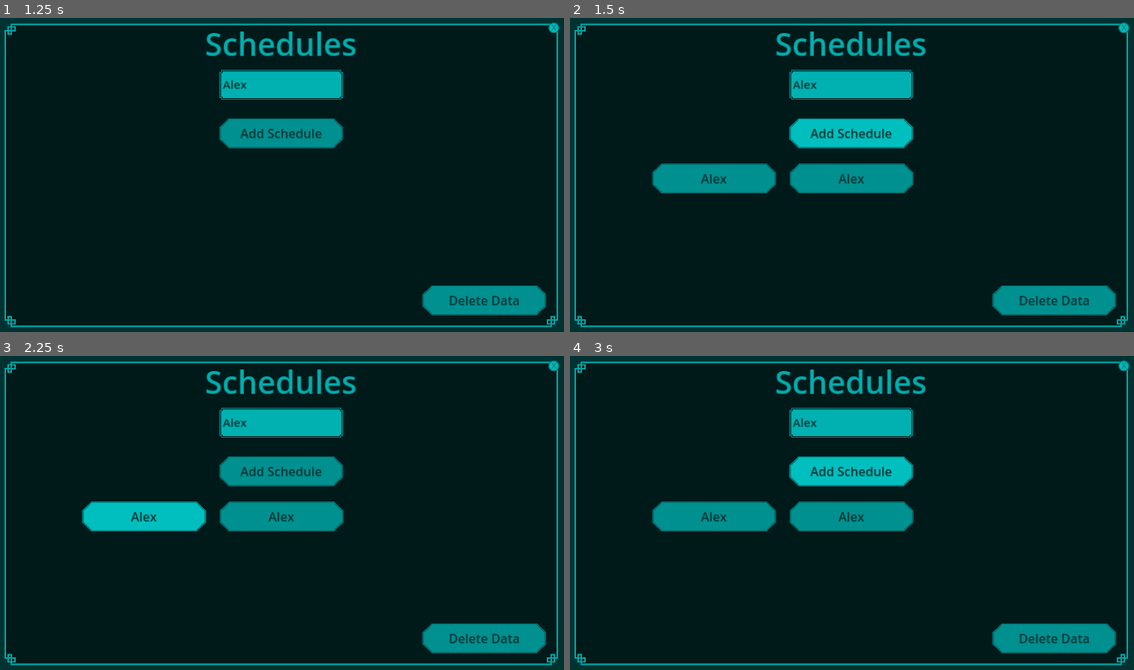
Above: before the commit, frames 1-4 (two rows, left to right).
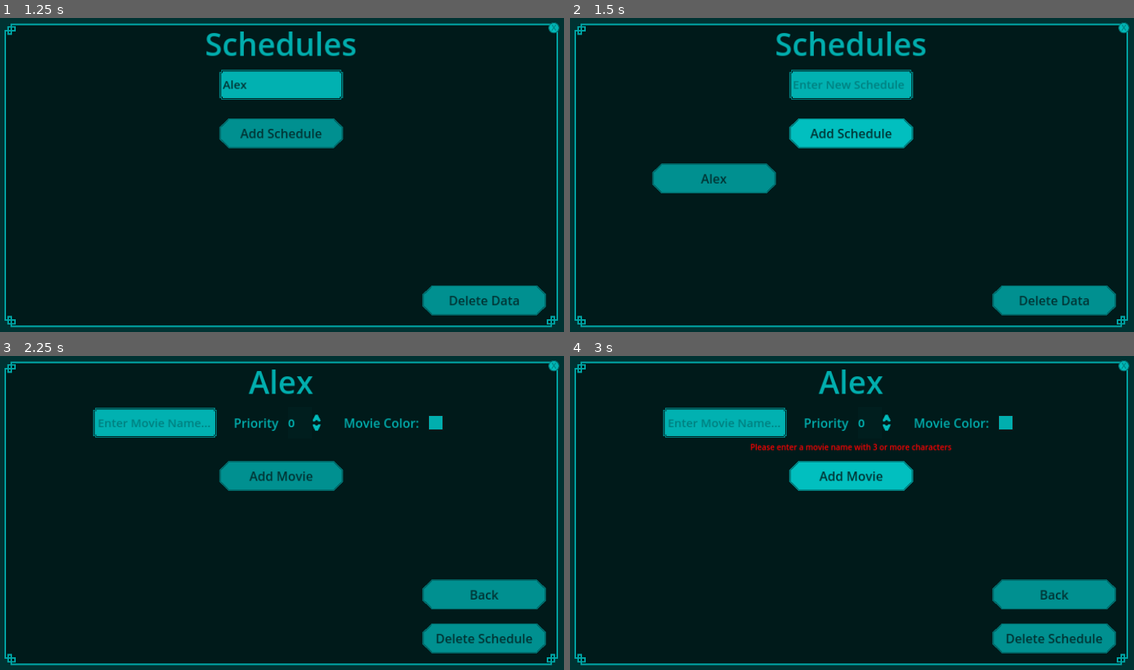
Above: after the commit, the same moments.

Repository: standstilldigitalmedia/TheaterPlanner
Game: Godot game, scene res://Welcome/welcome.tscn
Two runs of this game, one before a commit and one after it. Both use one fixed random seed, a clock stepped at 60 frames per second and the inputs below.
Inputs (mouse positions are in pixels of both pictures, inside the frame that each line leads up to):
- Up to frame 1 (1.25 s): click (282, 83) at 0.52 s; type "Alex" at 0.6 s
- Up to frame 2 (1.5 s): click "Add Schedule" at 1.25 s
- Up to frame 3 (2.25 s): click "Alex" at 2 s
- Up to frame 4 (3 s): click (852, 475) at 2.75 s, where only the run after the commit has a clickable "Add Movie"

Frame 1 is identical in both runs. In frame 2, 2.2% of the frame differs, in the area x 38-61%, y 19-56%; in frame 3, 13%; in frame 4, 13%, in the area x 14-97%, y 4-92%.

Commit message:
Keep trucking
Things are starting to come together now. I think the hierarchy for the main JSON object is getting much more clear. Progress should be quicker now that I have the foundations in place.

Diff:
--- a/Autoload/config_manager.gd
+++ b/Autoload/config_manager.gd
@@ -2,6 +2,8 @@
 
 var config: ConfigFile
 var config_obj = {}
+var selected_schedule = ""
+var selected_movie = ""
 
 func write_config():
 	config.set_value("planner_section","planner_json",JSON.stringify(config_obj))
@@ -30,26 +32,10 @@
 	DirAccess.remove_absolute(GlobalManager.CONFIG_PATH)
 	read_config()
 
-func get_selected_schedule():
-	return config_obj["selected_schedule"]
-
-func set_selected_schedule(schedule_name):
-	config_obj["selected_schedule"] = config_obj[schedule_name]
-
 func add_schedule(schedule_name):
 	config_obj[schedule_name] = {"entry_type":"schedule", "entry_name":schedule_name, "data":{}}
-	config_obj["selected_schedule"] = config_obj[schedule_name]
 	write_config()
 
-func get_selected_movie():
-	var selected_schedule = get_selected_schedule()
-	for movie in selected_schedule:
-		if movie["movie_name"] == config_obj["selected_movie"]:
-			return movie
-
-func add_movie(movie_obj):
-	#add movie_obj to config_obj
-	config_obj[config_obj["selected_schedule"]].append(movie_obj)
-	#swtich selected_movie to the new movie
-	config_obj["selected_movie"] = movie_obj
+func add_movie(movie_name, priority, color):
+	config_obj[selected_schedule]["data"][movie_name] = {"entry_type":"movie","entry_name":movie_name, "data": {"priority":priority, "color":color, "data": []}}
 	write_config()
--- a/Autoload/global_manager.gd
+++ b/Autoload/global_manager.gd
@@ -5,8 +5,8 @@
 const MY_CONFIRM_WINDOW_PATH = "res://MyConfirmWindow/my_confirm_window.tscn"
 const MY_BUTTON_SCENE_PATH = "res://UI/Scenes/my_button.tscn"
 const WELCOME_SCENE_PATH = "res://Welcome/welcome.tscn"
-const NEW_SCHEDULE_SCENE_PATH = "res://NewSchedule/new_schedule.tscn"
-const NEW_MOVIE_SCENE_PATH = "res://NewMovie/new_movie.tscn"
+const EDIT_SELECTED_SCHEDULE_PATH = "res://EditSelectedSchedule/edit_selected_schedule.tscn"
+const EDIT_SELECTED_MOVIE_PATH = "res://EditSelectedMovie/edit_selected_movie.tscn"
 
 func create_confim_window(title, question, button_1_text, button_2_text):
 	var confirm_window_scene = load(MY_CONFIRM_WINDOW_PATH)
--- /dev/null
+++ b/EditSelectedMovie/edit_selected_movie.gd
@@ -0,0 +1,12 @@
+extends Control
+
+func _ready():
+	$Background/Foreground/HeaderLabel.set_text(ConfigManager.selected_movie)
+
+
+func _on_back_button_pressed():
+	get_tree().change_scene_to_file(GlobalManager.EDIT_SELECTED_SCHEDULE_PATH)
+
+
+func _on_close_button_pressed():
+	add_child(GlobalManager.confirm_quit_planner())
--- /dev/null
+++ b/EditSelectedMovie/edit_selected_movie.tscn
@@ -0,0 +1,118 @@
+[gd_scene load_steps=10 format=3 uid="uid://d32xd2cl1yta1"]
+
+[ext_resource type="Script" path="res://EditSelectedMovie/edit_selected_movie.gd" id="1_e2b3c"]
+[ext_resource type="Texture2D" uid="uid://cmfviwdjfkulp" path="res://UI/Images/full_screen_background.png" id="1_lkrbe"]
+[ext_resource type="Theme" uid="uid://7ug4svgqw7bl" path="res://UI/Themes/my_header_label_theme.tres" id="2_awiqu"]
+[ext_resource type="Theme" uid="uid://wgr8ngf3t34r" path="res://UI/Themes/my_button_theme.tres" id="4_tffaf"]
+
+[sub_resource type="StyleBoxEmpty" id="StyleBoxEmpty_cdoeq"]
+
+[sub_resource type="StyleBoxEmpty" id="StyleBoxEmpty_xosmk"]
+
+[sub_resource type="StyleBoxEmpty" id="StyleBoxEmpty_3ry86"]
+
+[sub_resource type="StyleBoxEmpty" id="StyleBoxEmpty_1ple5"]
+
+[sub_resource type="StyleBoxEmpty" id="StyleBoxEmpty_24chu"]
+
+[node name="EditSelectedMovie" type="Control"]
+layout_mode = 3
+anchors_preset = 15
+anchor_right = 1.0
+anchor_bottom = 1.0
+grow_horizontal = 2
+grow_vertical = 2
+script = ExtResource("1_e2b3c")
+
+[node name="Background" type="ColorRect" parent="."]
+layout_mode = 1
+anchors_preset = 15
+anchor_right = 1.0
+anchor_bottom = 1.0
+grow_horizontal = 2
+grow_vertical = 2
+color = Color(0, 0.196078, 0.196078, 1)
+
+[node name="Foreground" type="NinePatchRect" parent="Background"]
+layout_mode = 1
+anchors_preset = -1
+anchor_left = 0.036
+anchor_top = 0.046
+anchor_right = 0.964
+anchor_bottom = 0.954
+offset_left = 0.879997
+offset_top = 0.319996
+offset_right = -0.880127
+offset_bottom = -0.320068
+grow_horizontal = 2
+grow_vertical = 2
+texture = ExtResource("1_lkrbe")
+patch_margin_left = 42
+patch_margin_top = 42
+patch_margin_right = 42
+patch_margin_bottom = 42
+
+[node name="CloseButton" type="Button" parent="Background/Foreground"]
+custom_minimum_size = Vector2(40, 40)
+layout_mode = 1
+anchors_preset = -1
+anchor_left = 0.978
+anchor_right = 1.0
+anchor_bottom = 0.041
+offset_left = 31.1598
+offset_bottom = -32.18
+grow_horizontal = 0
+theme_override_styles/normal = SubResource("StyleBoxEmpty_cdoeq")
+theme_override_styles/hover = SubResource("StyleBoxEmpty_xosmk")
+theme_override_styles/pressed = SubResource("StyleBoxEmpty_3ry86")
+theme_override_styles/disabled = SubResource("StyleBoxEmpty_1ple5")
+theme_override_styles/focus = SubResource("StyleBoxEmpty_24chu")
+
+[node name="HeaderLabel" type="Label" parent="Background/Foreground"]
+layout_mode = 1
+anchors_preset = -1
+anchor_right = 1.0
+anchor_bottom = 0.143
+offset_bottom = -117.14
+grow_horizontal = 2
+theme = ExtResource("2_awiqu")
+text = "Header Text"
+horizontal_alignment = 1
+vertical_alignment = 1
+
+[node name="BackButton" type="Button" parent="Background/Foreground"]
+custom_minimum_size = Vector2(400, 100)
+layout_mode = 1
+anchors_preset = -1
+anchor_left = 0.753
+anchor_top = 0.714
+anchor_right = 0.978
+anchor_bottom = 0.816
+offset_left = -0.339966
+offset_top = 0.280029
+offset_right = -0.839966
+offset_bottom = 0.320068
+grow_horizontal = 0
+grow_vertical = 0
+theme = ExtResource("4_tffaf")
+text = "Back"
+
+[node name="DeleteMovieButton" type="Button" parent="Background/Foreground"]
+custom_minimum_size = Vector2(400, 100)
+layout_mode = 1
+anchors_preset = -1
+anchor_left = 0.753
+anchor_top = 0.857
+anchor_right = 0.978
+anchor_bottom = 0.959
+offset_left = -0.339966
+offset_top = 0.140015
+offset_right = -0.839966
+offset_bottom = 0.180054
+grow_horizontal = 0
+grow_vertical = 0
+theme = ExtResource("4_tffaf")
+text = "Delete Movie"
+
+[connection signal="pressed" from="Background/Foreground/CloseButton" to="." method="_on_close_button_pressed"]
+[connection signal="pressed" from="Background/Foreground/BackButton" to="." method="_on_back_button_pressed"]
--- /dev/null
+++ b/EditSelectedSchedule/edit_selected_schedule.gd
@@ -0,0 +1,45 @@
+extends Control
+
+func on_movie_button_press(movie_name):
+	ConfigManager.selected_movie = movie_name
+	get_tree().change_scene_to_file(GlobalManager.EDIT_SELECTED_MOVIE_PATH)
+
+func delete_all_movie_buttons():
+	for movie in $Background/Foreground/MovieButtonsScrollContainer/MovieButtonsContainer.get_children():
+		movie.queue_free()
+
+func spawn_movie_buttons():
+	delete_all_movie_buttons()
+	var data_obj = ConfigManager.config_obj[ConfigManager.selected_schedule]["data"]
+	for movie in data_obj:
+		if data_obj[movie]["entry_type"] == "movie":
+			var movie_name = data_obj[movie]["entry_name"]
+			var movie_button_scene = load(GlobalManager.MY_BUTTON_SCENE_PATH)
+			var movie_button = movie_button_scene.instantiate()
+			movie_button.set_text(movie_name)
+			movie_button.pressed.connect(on_movie_button_press.bind(movie_name))
+			$Background/Foreground/MovieButtonsScrollContainer/MovieButtonsContainer.add_child(movie_button)
+
+func _ready():
+	var selected_schedule = ConfigManager.config_obj[ConfigManager.selected_schedule]
+	$Background/Foreground/HeaderLabel.set_text(selected_schedule["entry_name"])
+	spawn_movie_buttons()
+	$Background/Foreground/ErrorLabel.set_text("")
+
+func _on_close_button_pressed():
+	add_child(GlobalManager.confirm_quit_planner())
+
+func _on_add_movie_button_pressed():
+	var movie_name = $Background/Foreground/InputsContainer/MovieNameInputBackground/MovieNameInput.get_text()
+	var priority = $Background/Foreground/InputsContainer/PriorityContainer/PrioritySpinBox.get_line_edit().get_text()
+	var color = $Background/Foreground/InputsContainer/MovieColorContainer/MovieColorPicker.get_pick_color()
+	if movie_name == null or movie_name == "" or movie_name.length() < 3:
+		$Background/Foreground/ErrorLabel.set_text("Please enter a movie name with 3 or more characters")
+		return
+
+	ConfigManager.add_movie(movie_name, priority, color)
+	spawn_movie_buttons()
+
+
+func _on_back_button_pressed():
+	get_tree().change_scene_to_file(GlobalManager.WELCOME_SCENE_PATH)
--- /dev/null
+++ b/EditSelectedSchedule/edit_selected_schedule.tscn
@@ -0,0 +1,243 @@
+[gd_scene load_steps=15 format=3 uid="uid://cp2foxknokc0g"]
+
+[ext_resource type="Script" path="res://EditSelectedSchedule/edit_selected_schedule.gd" id="1_j7crm"]
+[ext_resource type="Texture2D" uid="uid://cmfviwdjfkulp" path="res://UI/Images/full_screen_background.png" id="1_vjuji"]
+[ext_resource type="Theme" uid="uid://7ug4svgqw7bl" path="res://UI/Themes/my_header_label_theme.tres" id="2_qu5ow"]
+[ext_resource type="Texture2D" uid="uid://ck22lg7ds7ovc" path="res://UI/Images/text_input.png" id="4_86okj"]
+[ext_resource type="Theme" uid="uid://56nx8cnihqa2" path="res://UI/Themes/my_line_edit_theme.tres" id="5_c1a68"]
+[ext_resource type="Theme" uid="uid://bio0np2bdwycd" path="res://UI/Themes/my_label_theme.tres" id="6_6t5mj"]
+[ext_resource type="Theme" uid="uid://cepf0eeqt2mpk" path="res://UI/Themes/my_spinbox_theme.tres" id="7_pol5a"]
+[ext_resource type="Theme" uid="uid://wgr8ngf3t34r" path="res://UI/Themes/my_button_theme.tres" id="8_m6b83"]
+
+[sub_resource type="StyleBoxEmpty" id="StyleBoxEmpty_cdoeq"]
+
+[sub_resource type="StyleBoxEmpty" id="StyleBoxEmpty_xosmk"]
+
+[sub_resource type="StyleBoxEmpty" id="StyleBoxEmpty_3ry86"]
+
+[sub_resource type="StyleBoxEmpty" id="StyleBoxEmpty_1ple5"]
+
+[sub_resource type="StyleBoxEmpty" id="StyleBoxEmpty_24chu"]
+
+[sub_resource type="StyleBoxEmpty" id="StyleBoxEmpty_fbkaq"]
+
+[node name="EditSelectedSchedule" type="Control"]
+layout_mode = 3
+anchors_preset = 15
+anchor_right = 1.0
+anchor_bottom = 1.0
+grow_horizontal = 2
+grow_vertical = 2
+script = ExtResource("1_j7crm")
+
+[node name="Background" type="ColorRect" parent="."]
+layout_mode = 1
+anchors_preset = 15
+anchor_right = 1.0
+anchor_bottom = 1.0
+grow_horizontal = 2
+grow_vertical = 2
+color = Color(0, 0.196078, 0.196078, 1)
+
+[node name="Foreground" type="NinePatchRect" parent="Background"]
+layout_mode = 1
+anchors_preset = -1
+anchor_left = 0.036
+anchor_top = 0.046
+anchor_right = 0.964
+anchor_bottom = 0.954
+offset_left = 0.879997
+offset_top = 0.319996
+offset_right = -0.880127
+offset_bottom = -0.320068
+grow_horizontal = 2
+grow_vertical = 2
+texture = ExtResource("1_vjuji")
+patch_margin_left = 42
+patch_margin_top = 42
+patch_margin_right = 42
+patch_margin_bottom = 42
+
+[node name="CloseButton" type="Button" parent="Background/Foreground"]
+custom_minimum_size = Vector2(40, 40)
+layout_mode = 1
+anchors_preset = -1
+anchor_left = 0.978
+anchor_right = 1.0
+anchor_bottom = 0.041
+offset_left = 31.1598
+offset_bottom = -32.18
+grow_horizontal = 0
+theme_override_styles/normal = SubResource("StyleBoxEmpty_cdoeq")
+theme_override_styles/hover = SubResource("StyleBoxEmpty_xosmk")
+theme_override_styles/pressed = SubResource("StyleBoxEmpty_3ry86")
+theme_override_styles/disabled = SubResource("StyleBoxEmpty_1ple5")
+theme_override_styles/focus = SubResource("StyleBoxEmpty_24chu")
+
+[node name="HeaderLabel" type="Label" parent="Background/Foreground"]
+layout_mode = 1
+anchors_preset = -1
+anchor_right = 1.0
+anchor_bottom = 0.143
+offset_bottom = -117.14
+grow_horizontal = 2
+theme = ExtResource("2_qu5ow")
+text = "Header Text"
+horizontal_alignment = 1
+vertical_alignment = 1
+
+[node name="InputsContainer" type="HBoxContainer" parent="Background/Foreground"]
+layout_mode = 1
+anchors_preset = 5
+anchor_left = 0.5
+anchor_right = 0.5
+offset_left = -604.0
+offset_top = 150.0
+offset_right = 604.0
+offset_bottom = 250.0
+grow_horizontal = 2
+theme_override_constants/separation = 52
+
+[node name="MovieNameInputBackground" type="TextureRect" parent="Background/Foreground/InputsContainer"]
+custom_minimum_size = Vector2(400, 100)
+layout_mode = 2
+texture = ExtResource("4_86okj")
+
+[node name="MovieNameInput" type="LineEdit" parent="Background/Foreground/InputsContainer/MovieNameInputBackground"]
+layout_mode = 0
+offset_left = 17.0
+offset_top = 15.0
+offset_right = 381.0
+offset_bottom = 85.0
+theme = ExtResource("5_c1a68")
+placeholder_text = "Enter Movie Name..."
+
+[node name="PriorityContainer" type="HBoxContainer" parent="Background/Foreground/InputsContainer"]
+custom_minimum_size = Vector2(300, 60)
+layout_mode = 2
+theme_override_constants/separation = 30
+
+[node name="PriorityLabel" type="Label" parent="Background/Foreground/InputsContainer/PriorityContainer"]
+layout_mode = 2
+theme = ExtResource("6_6t5mj")
+text = "Priority"
+
+[node name="PrioritySpinBox" type="SpinBox" parent="Background/Foreground/InputsContainer/PriorityContainer"]
+custom_minimum_size = Vector2(0, 60)
+layout_mode = 2
+theme = ExtResource("7_pol5a")
+
+[node name="MovieColorContainer" type="PanelContainer" parent="Background/Foreground/InputsContainer"]
+custom_minimum_size = Vector2(320, 100)
+layout_mode = 2
+theme_override_styles/panel = SubResource("StyleBoxEmpty_fbkaq")
+
+[node name="MovieColorLabel" type="Label" parent="Background/Foreground/InputsContainer/MovieColorContainer"]
+layout_mode = 2
+size_flags_horizontal = 0
+theme = ExtResource("6_6t5mj")
+text = "Movie Color:"
+
+[node name="MovieColorPicker" type="ColorPickerButton" parent="Background/Foreground/InputsContainer/MovieColorContainer"]
+custom_minimum_size = Vector2(50, 50)
+layout_mode = 2
+size_flags_horizontal = 8
+size_flags_vertical = 4
+color = Color(0.00392157, 0.682353, 0.682353, 1)
+
+[node name="ErrorLabel" type="Label" parent="Background/Foreground"]
+layout_mode = 1
+anchors_preset = 8
+anchor_left = 0.5
+anchor_top = 0.5
+anchor_right = 0.5
+anchor_bottom = 0.5
+offset_left = -500.0
+offset_top = -230.0
+offset_right = 500.0
+offset_bottom = -195.0
+grow_horizontal = 2
+grow_vertical = 2
+theme_override_colors/font_color = Color(1, 0, 0, 1)
+theme_override_font_sizes/font_size = 25
+text = "How big
+could th"
+horizontal_alignment = 1
+vertical_alignment = 1
+autowrap_mode = 2
+
+[node name="AddMovieButton" type="Button" parent="Background/Foreground"]
+custom_minimum_size = Vector2(400, 100)
+layout_mode = 1
+anchors_preset = -1
+anchor_left = 0.396
+anchor_top = 0.454
+anchor_right = 0.604
+anchor_bottom = 0.546
+offset_left = -14.8799
+offset_top = -124.92
+offset_right = 14.8801
+offset_bottom = -115.08
+grow_horizontal = 2
+grow_vertical = 2
+theme = ExtResource("8_m6b83")
+text = "Add Movie"
+
+[node name="MovieButtonsScrollContainer" type="ScrollContainer" parent="Background/Foreground"]
+custom_minimum_size = Vector2(1300, 370)
+layout_mode = 1
+anchors_preset = 7
+anchor_left = 0.5
+anchor_top = 1.0
+anchor_right = 0.5
+anchor_bottom = 1.0
+offset_left = -650.0
+offset_top = -530.0
+offset_right = 650.0
+offset_bottom = -160.0
+grow_horizontal = 2
+grow_vertical = 0
+
+[node name="MovieButtonsContainer" type="GridContainer" parent="Background/Foreground/MovieButtonsScrollContainer"]
+layout_mode = 2
+theme_override_constants/h_separation = 40
+theme_override_constants/v_separation = 30
+columns = 3
+
+[node name="BackButton" type="Button" parent="Background/Foreground"]
+custom_minimum_size = Vector2(400, 100)
+layout_mode = 1
+anchors_preset = -1
+anchor_left = 0.753
+anchor_top = 0.714
+anchor_right = 0.978
+anchor_bottom = 0.816
+offset_left = -0.339966
+offset_top = 0.280029
+offset_right = -0.839966
+offset_bottom = 0.320068
+grow_horizontal = 0
+grow_vertical = 0
+theme = ExtResource("8_m6b83")
+text = "Back"
+
+[node name="DeleteScheduleButton2" type="Button" parent="Background/Foreground"]
+custom_minimum_size = Vector2(400, 100)
+layout_mode = 1
+anchors_preset = -1
+anchor_left = 0.753
+anchor_top = 0.857
+anchor_right = 0.978
+anchor_bottom = 0.959
+offset_left = -0.339966
+offset_top = 0.140076
+offset_right = -0.839966
+offset_bottom = 0.180054
+grow_horizontal = 0
+grow_vertical = 0
+theme = ExtResource("8_m6b83")
+text = "Delete Schedule"
+
+[connection signal="pressed" from="Background/Foreground/CloseButton" to="." method="_on_close_button_pressed"]
+[connection signal="pressed" from="Background/Foreground/AddMovieButton" to="." method="_on_add_movie_button_pressed"]
+[connection signal="pressed" from="Background/Foreground/BackButton" to="." method="_on_back_button_pressed"]
--- a/NewMovie/new_movie.gd
+++ /dev/null
@@ -1,12 +0,0 @@
-extends Control
-
-func _on_add_movie_button_pressed():
-	var movie_name = $Background/HBoxContainer/MovieNameInputBackground/MovieNameInput.get_text()
-	var priority = $Background/HBoxContainer/PriorityContainer/PrioritySpinBox.get_line_edit().get_text()
-	var color = $Background/HBoxContainer/MovieColorContainer/MovieColorPicker.get_pick_color()
-	if movie_name == null or movie_name == "" or movie_name.length() < 3:
-		$Background/ErrorLabel.set_text("Please enter a movie name with 3 or more characters")
-		return
-
-	ConfigManager.add_movie({"movie_name": movie_name, "priority": priority, "color": color, "listings": []})
-	ConfigManager.write_config()
--- a/NewMovie/new_movie.tscn
+++ /dev/null
@@ -1,138 +0,0 @@
-[gd_scene load_steps=9 format=3 uid="uid://cu7n8tkscpjto"]
-
-[ext_resource type="Script" path="res://NewMovie/new_movie.gd" id="1_3npgm"]
-[ext_resource type="Theme" uid="uid://cepf0eeqt2mpk" path="res://UI/Themes/my_spinbox_theme.tres" id="1_q5mtx"]
-[ext_resource type="Texture2D" uid="uid://ck22lg7ds7ovc" path="res://UI/Images/text_input.png" id="1_v2b04"]
-[ext_resource type="Theme" uid="uid://7ug4svgqw7bl" path="res://UI/Themes/my_header_label_theme.tres" id="2_iob5s"]
-[ext_resource type="Theme" uid="uid://56nx8cnihqa2" path="res://UI/Themes/my_line_edit_theme.tres" id="2_trad1"]
-[ext_resource type="Theme" uid="uid://bio0np2bdwycd" path="res://UI/Themes/my_label_theme.tres" id="3_j5kc6"]
-[ext_resource type="Theme" uid="uid://wgr8ngf3t34r" path="res://UI/Themes/my_button_theme.tres" id="7_8krvt"]
-
-[sub_resource type="StyleBoxEmpty" id="StyleBoxEmpty_4vnk1"]
-
-[node name="NewMovie" type="Control"]
-layout_mode = 3
-anchors_preset = 15
-anchor_right = 1.0
-anchor_bottom = 1.0
-grow_horizontal = 2
-grow_vertical = 2
-script = ExtResource("1_3npgm")
-
-[node name="Background" type="ColorRect" parent="."]
-layout_mode = 1
-anchors_preset = 15
-anchor_right = 1.0
-anchor_bottom = 1.0
-grow_horizontal = 2
-grow_vertical = 2
-color = Color(0, 0, 0, 1)
-
-[node name="TitleLabel" type="Label" parent="Background"]
-layout_mode = 1
-anchors_preset = 10
-anchor_right = 1.0
-offset_top = 50.0
-offset_bottom = 190.0
-grow_horizontal = 2
-theme = ExtResource("2_iob5s")
-text = "New Movie"
-horizontal_alignment = 1
-vertical_alignment = 1
-
-[node name="HBoxContainer" type="HBoxContainer" parent="Background"]
-layout_mode = 1
-anchors_preset = 5
-anchor_left = 0.5
-anchor_right = 0.5
-offset_left = -604.0
-offset_top = 250.0
-offset_right = 604.0
-offset_bottom = 350.0
-grow_horizontal = 2
-theme_override_constants/separation = 52
-
-[node name="MovieNameInputBackground" type="TextureRect" parent="Background/HBoxContainer"]
-custom_minimum_size = Vector2(400, 100)
-layout_mode = 2
-texture = ExtResource("1_v2b04")
-
-[node name="MovieNameInput" type="LineEdit" parent="Background/HBoxContainer/MovieNameInputBackground"]
-layout_mode = 0
-offset_left = 17.0
-offset_top = 15.0
-offset_right = 381.0
-offset_bottom = 85.0
-theme = ExtResource("2_trad1")
-placeholder_text = "Enter Movie Name..."
-
-[node name="PriorityContainer" type="HBoxContainer" parent="Background/HBoxContainer"]
-custom_minimum_size = Vector2(300, 60)
-layout_mode = 2
-theme_override_constants/separation = 30
-
-[node name="PriorityLabel" type="Label" parent="Background/HBoxContainer/PriorityContainer"]
-layout_mode = 2
-theme = ExtResource("3_j5kc6")
-text = "Priority"
-
-[node name="PrioritySpinBox" type="SpinBox" parent="Background/HBoxContainer/PriorityContainer"]
-custom_minimum_size = Vector2(0, 60)
-layout_mode = 2
-theme = ExtResource("1_q5mtx")
-
-[node name="MovieColorContainer" type="PanelContainer" parent="Background/HBoxContainer"]
-custom_minimum_size = Vector2(320, 100)
-layout_mode = 2
-theme_override_styles/panel = SubResource("StyleBoxEmpty_4vnk1")
-
-[node name="MovieColorLabel" type="Label" parent="Background/HBoxContainer/MovieColorContainer"]
-layout_mode = 2
-size_flags_horizontal = 0
-theme = ExtResource("3_j5kc6")
-text = "Movie Color:"
-
-[node name="MovieColorPicker" type="ColorPickerButton" parent="Background/HBoxContainer/MovieColorContainer"]
-custom_minimum_size = Vector2(50, 50)
-layout_mode = 2
-size_flags_horizontal = 8
-size_flags_vertical = 4
-color = Color(0.00392157, 0.682353, 0.682353, 1)
-
-[node name="ErrorLabel" type="Label" parent="Background"]
-layout_mode = 1
-anchors_preset = 8
-anchor_left = 0.5
-anchor_top = 0.5
-anchor_right = 0.5
-anchor_bottom = 0.5
-offset_left = -500.0
-offset_top = -156.0
-offset_right = 500.0
-offset_bottom = -130.0
-grow_horizontal = 2
-grow_vertical = 2
-theme_override_colors/font_color = Color(1, 0, 0, 1)
-theme_override_font_sizes/font_size = 25
-horizontal_alignment = 1
-vertical_alignment = 1
-autowrap_mode = 2
-
-[node name="AddMovieButton" type="Button" parent="Background"]
-custom_minimum_size = Vector2(400, 100)
-layout_mode = 1
-anchors_preset = -1
-anchor_left = 0.396
-anchor_top = 0.454
-anchor_right = 0.604
-anchor_bottom = 0.546
-offset_left = -0.320068
-offset_top = -0.320038
-offset_right = 0.319946
-offset_bottom = 0.320007
-grow_horizontal = 2
-grow_vertical = 2
-theme = ExtResource("7_8krvt")
-text = "Add Movie"
-
-[connection signal="pressed" from="Background/AddMovieButton" to="." method="_on_add_movie_button_pressed"]
--- a/Welcome/welcome.gd
+++ b/Welcome/welcome.gd
@@ -3,6 +3,10 @@
 func delete_all_schedules():
 	for schedule in $Background/Foreground/SchedulesScrollContainer/SchedulesContainer.get_children():
 		schedule.queue_free()
+
+func on_schedule_button_click(schedule_name):
+	ConfigManager.selected_schedule = schedule_name
+	get_tree().change_scene_to_file(GlobalManager.EDIT_SELECTED_SCHEDULE_PATH)
 
 func spawn_schedule_buttons():
 	delete_all_schedules()
@@ -10,17 +14,19 @@
 		if ConfigManager.config_obj[schedule]["entry_type"] == "schedule":
 			var schedule_button_scene = load(GlobalManager.MY_BUTTON_SCENE_PATH)
 			var schedule_button = schedule_button_scene.instantiate()
-			schedule_button.set_text(ConfigManager.config_obj[schedule]["entry_name"])
+			var schedule_button_name = ConfigManager.config_obj[schedule]["entry_name"]
+			schedule_button.set_text(schedule_button_name)
+			schedule_button.pressed.connect(on_schedule_button_click.bind(schedule_button_name))
 			$Background/Foreground/SchedulesScrollContainer/SchedulesContainer.add_child(schedule_button)
 
 func _on_add_schedule_button_pressed():
 	var schedule_name = $Background/Foreground/InputsContainer/ScheduleNameInputBackground/ScheduleNameInput.get_text()
+	$Background/Foreground/InputsContainer/ScheduleNameInputBackground/ScheduleNameInput.set_text("")
 	if schedule_name.length() < 4:
 		$Background/Foreground/InputsContainer/ErrorLabel.set_text("Please enter a name that is 4 or more characters long.")
 	else:
 		$Background/Foreground/InputsContainer/ErrorLabel.set_text("")
 		ConfigManager.add_schedule(schedule_name)
-
 	spawn_schedule_buttons()
 
 func _ready():
--- a/project.godot
+++ b/project.godot
@@ -24,7 +24,6 @@
 
 window/size/viewport_width=1920
 window/size/viewport_height=1080
-window/size/mode=3
 window/stretch/mode="canvas_items"
 
 [rendering]
